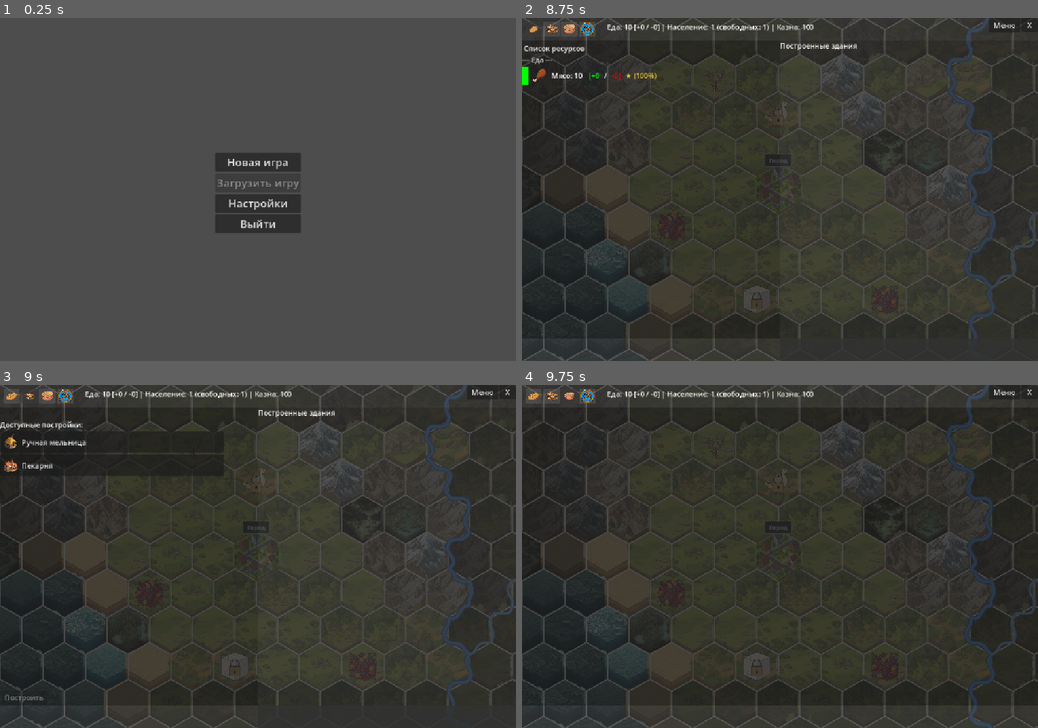
Above: before the commit, frames 1-4 (two rows, left to right).
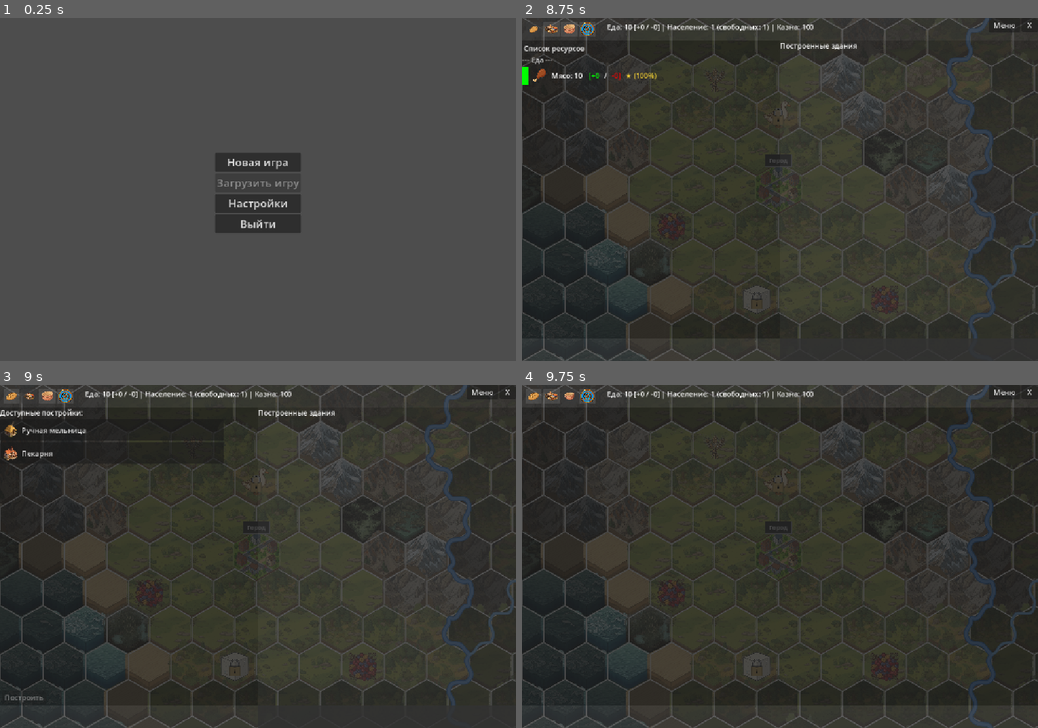
Above: after the commit, the same moments.

Repository: Night-Pryanik/The-City
Game: Godot game, scene res://scenes/main_menu.tscn
Same seed, same stepped clock (60 frames per second), same inputs: the game is played once before the commit and once after it.
Inputs (mouse positions are in pixels of both pictures, inside the frame that each line leads up to):
- Up to frame 1 (0.25 s): no input
- Up to frame 2 (8.75 s): click "Новая игра" at 0.5 s; click "Новая игра" at 1.25 s; click "Настройки" at 2 s; click (836, 179) at 2.75 s; click "Назад" at 3.5 s; click "Настройки" at 4.25 s; click "Назад" at 5 s; click "Новая игра" at 5.75 s; click "Ок" at 6.5 s; click (532, 45) at 7.25 s; click (532, 28) at 8 s
- Up to frame 3 (9 s): click (30, 395) at 8.75 s
- Up to frame 4 (9.75 s): click (568, 395) at 9.5 s

Frames 1-2 are identical in both runs. In frame 3, 1.1% of the frame differs, in the area x 0-44%, y 6-27%; in frame 4, nothing differs.

Commit message:
Update CityUI.tscn

Diff:
--- a/scenes/CityUI.tscn
+++ b/scenes/CityUI.tscn
@@ -172,6 +172,7 @@
 anchors_preset = 15
 anchor_right = 1.0
 anchor_bottom = 1.0
+offset_top = -27.0
 grow_horizontal = 2
 grow_vertical = 2
 
